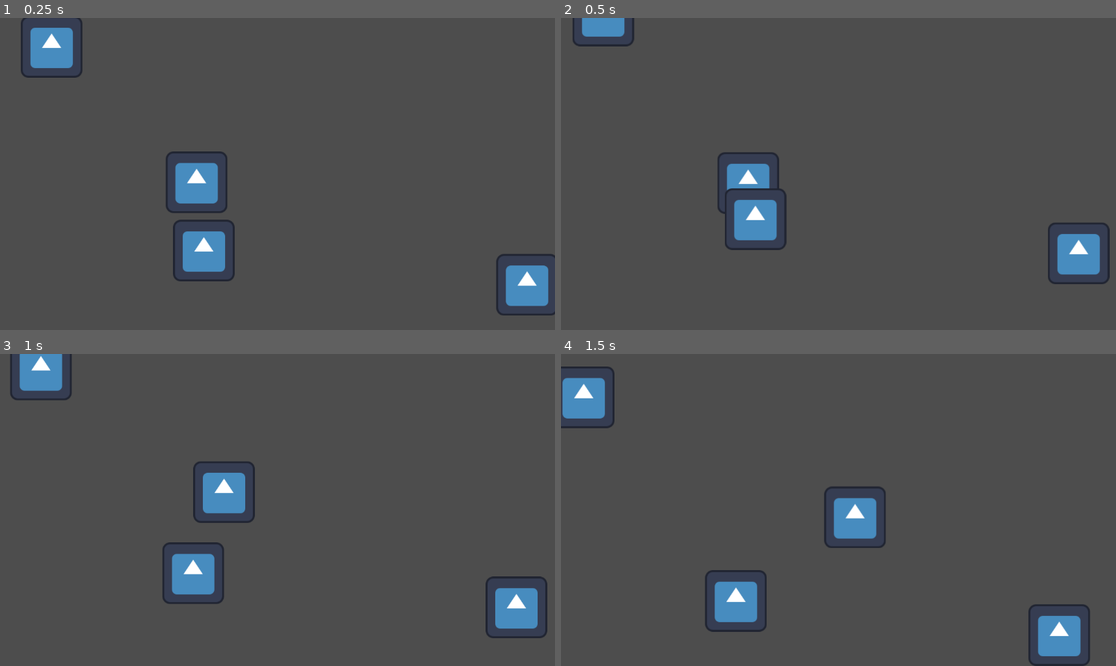
Above: before the commit, frames 1-4 (two rows, left to right).
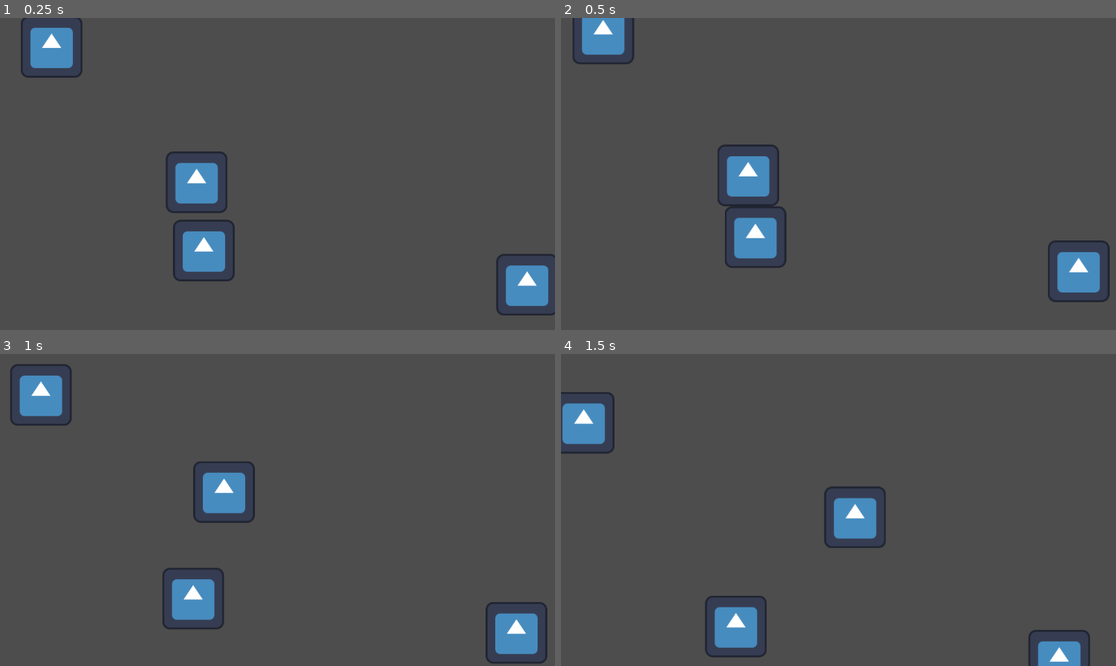
Above: after the commit, the same moments.

Repository: tristan-tyler/1-1
Game: Godot game, scene res://player.tscn
Two runs of this game, one before a commit and one after it. Both use one fixed random seed, a clock stepped at 60 frames per second and the inputs below. The engine's default icon, where the game draws it, is replaced by a stand-in: a white triangle on a blue panel in a dark square.
Inputs:
- Up to frame 1 (0.25 s): no input
- Up to frame 2 (0.5 s): no input
- Up to frame 3 (1 s): hold Right (ui_right) from 0.53 s (still down); tap Up (ui_up) at 0.77 s
- Up to frame 4 (1.5 s): keep holding Right (ui_right)

Frame 1 is identical in both runs. In frame 2, 3.9% of the frame differs, in the area x 2-99%, y 0-92%; in frame 3, 4.7%, in the area x 1-99%, y 0-100%; in frame 4, 4.3%.

Commit message:
increased hitbox size based on sprite

Diff:
--- a/player.tscn
+++ b/player.tscn
@@ -4,6 +4,7 @@
 [ext_resource type="Texture2D" uid="uid://d1n1plei5b10u" path="res://icon.svg" id="1_onrkg"]
 
 [sub_resource type="RectangleShape2D" id="RectangleShape2D_onrkg"]
+size = Vector2(128, 128)
 
 [sub_resource type="RectangleShape2D" id="RectangleShape2D_i3pqv"]
 size = Vector2(128, 128)
@@ -13,9 +14,6 @@
 [node name="CharacterBody2D" type="CharacterBody2D" parent="."]
 position = Vector2(385, 324)
 script = ExtResource("1_4flbx")
-
-[node name="CollisionShape2D" type="CollisionShape2D" parent="CharacterBody2D"]
-shape = SubResource("RectangleShape2D_onrkg")
 
 [node name="Sprite2D" type="Sprite2D" parent="CharacterBody2D"]
 position = Vector2(0, -1)
@@ -29,6 +27,10 @@
 drag_left_margin = 0.66
 drag_right_margin = 0.0
 editor_draw_drag_margin = true
+
+[node name="CollisionShape2D" type="CollisionShape2D" parent="CharacterBody2D"]
+position = Vector2(0, -1)
+shape = SubResource("RectangleShape2D_onrkg")
 
 [node name="Sprite2D2" type="Sprite2D" parent="."]
 position = Vector2(84, 77)
